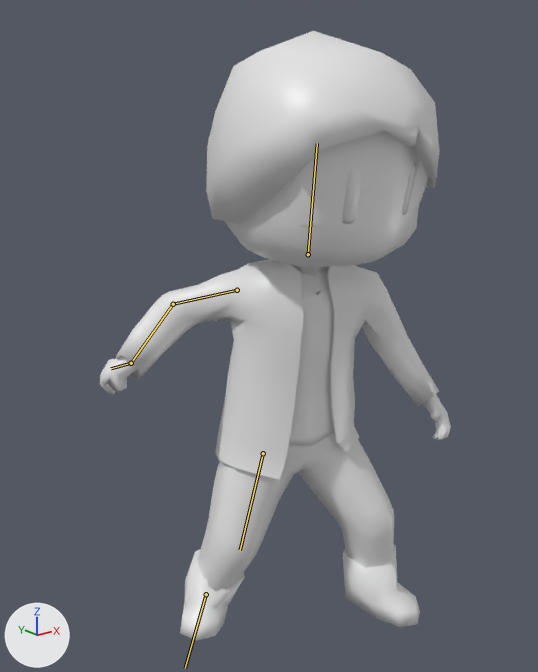
Renders of the FBX model Assets/Models/Player/PlayerModel.fbx from each side of a commit.
The view is the same before and after, from a 50 mm lens placed at (-1.426, -1.683, 1.639), pointed at (-0.128, -0.061, 0.99). Every picture has the same lights, and +X, +Y and +Z are marked at lower left. Both versions are drawn at frame 38 of the action 'Skeleton|Attack2'; the numbers are the values there. The bones that change are drawn over the model as lines.

Names of what the first picture shows: 'Eyes', 'Mesh'.
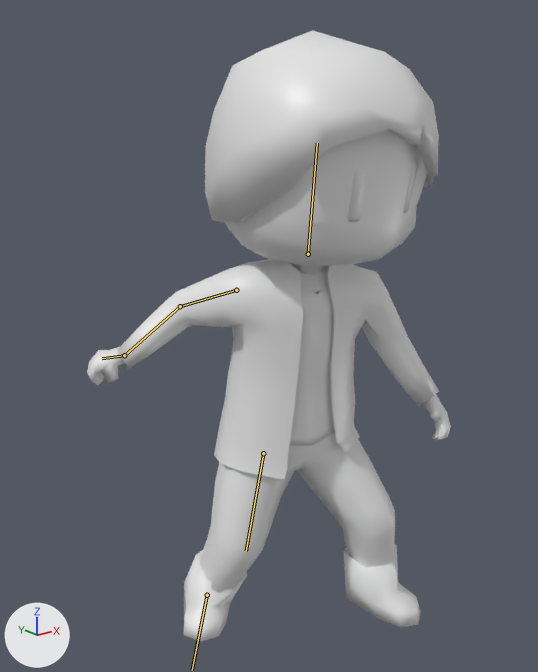
Where the change shows, as pixel boxes (x1, y1, x2, y2) in the pictures (538 x 672 px):
'Mesh', posed
    before: (99, 31, 451, 640)
    after: (87, 30, 451, 641)
'Eyes', posed (6% narrower)
    before: (342, 163, 418, 224)
    after: (347, 162, 418, 222)
bone 'Bicep.R', root to tip
    before: (237, 290) to (173, 304)
    after: (236, 290) to (180, 306)
bone 'Forearm.R', root to tip
    before: (173, 304) to (131, 363)
    after: (180, 306) to (124, 355)
bone 'Palm.R', root to tip
    before: (131, 363) to (111, 368)
    after: (124, 355) to (102, 358)
bone 'UpperLeg.R', root to tip
    before: (263, 453) to (240, 550)
    after: (263, 453) to (246, 551)
bone 'Foot.R', root to tip
    before: (206, 594) to (185, 668)
    after: (207, 595) to (192, 670)

The edits, one by one:
Bone 'Head' (bone_head) turns from (-14, 17, -4) to (-15, 20, -5) degrees about its own x, y and z.
Bone 'Bicep.R' (bone_bicep_r) turns from (-80, -70, 82) to (-30, 10, 6) degrees about its own x, y and z.
Bone 'Forearm.R' (bone_forearm_r) turns from (14, 14, -55) to (32, -3, 10) degrees about its own x, y and z.
Bone 'Palm.R' (bone_palm_r) turns from (-83, 56, -30) to (-6, -27, -33) degrees about its own x, y and z.
Bone 'UpperLeg.R' (bone_upperleg_r) turns from (16, -1, 6) to (12, -9, 5) degrees about its own x, y and z.
Bone 'Foot.R' (bone_foot_r) turns from (28, 14, 30) to (33, 13, 32) degrees about its own x, y and z.
